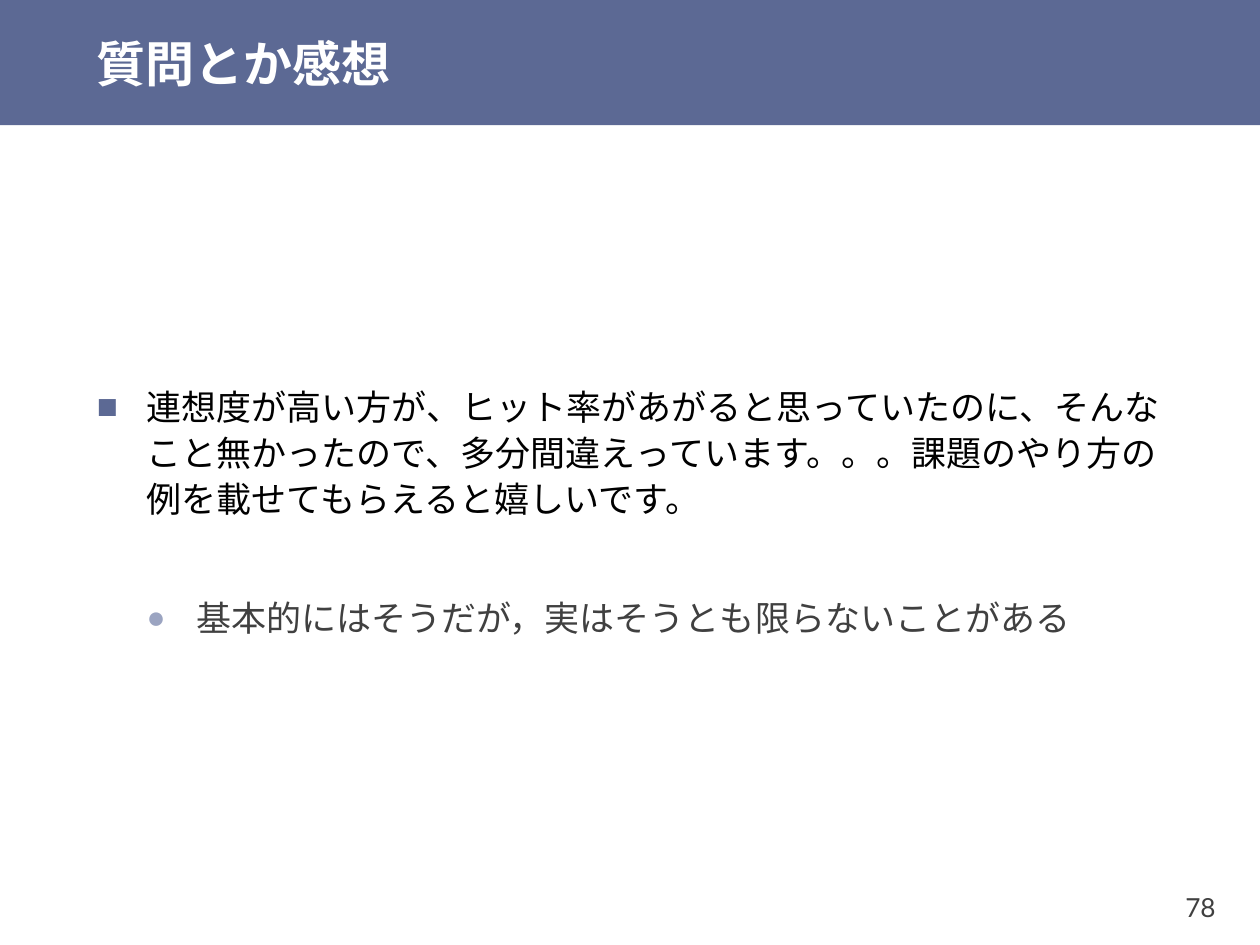
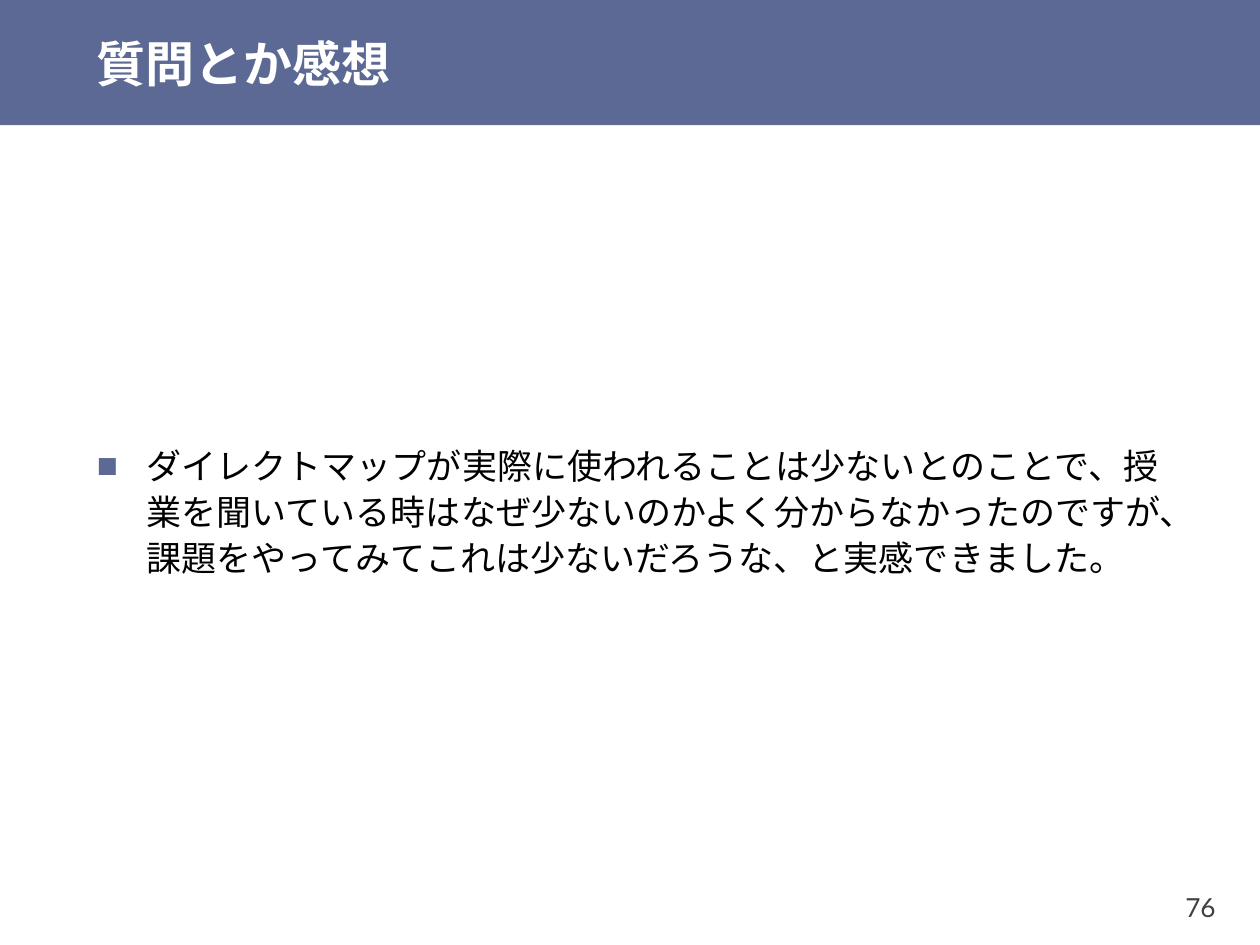
Before and after one commit to shioyadan/otya-computer-architecture-i, a slide deck: slide 76 of cai-shioya-11.pptx (slide 78 before the commit). Drawn at 1260x945 pixels with LibreOffice and Linux fonts; fonts in the diff are those of the drawing. Boxes give left, top, right and bottom in pixels: in the first picture for what was removed or moved away, otherwise in the second. Text is boxed around its words. In the diff, an @@ line names an element or a change of style, - is before the commit and + after.

```diff
--- a/cai-shioya-11.pptx
+++ b/cai-shioya-11.pptx
@@ text at <box>147,449,1195,574</box>: text changed @@
-■ 連想度が高い方が、ヒット率があがると思っていたのに、そんなこと無かったので、多分間違えっています。。。課題のやり方の例を載せてもらえると嬉しいです。
-  ● 基本的にはそうだが，実はそうとも限らないことがある
+■ ダイレクトマップが実際に使われることは少ないとのことで、授業を聞いている時はなぜ少ないのかよく分からなかったのですが、課題をやってみてこれは少ないだろうな、と実感できました。
@@ page number at <box>1185,898,1215,917</box>: text changed @@
-78
+76
```
Also in this commit, not shown: 28 other slides changed, 3 slides added, 15 slides removed, 1 other file.
